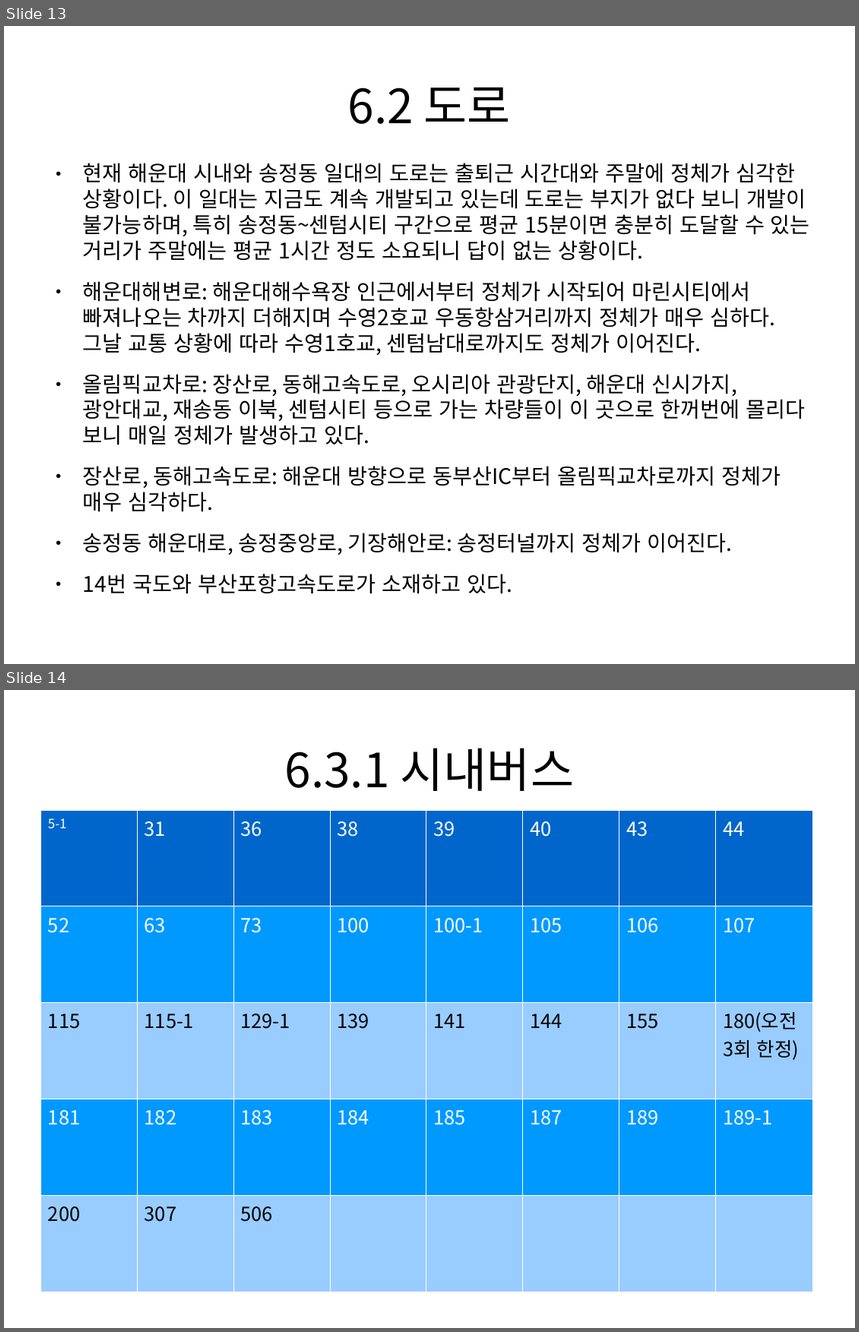
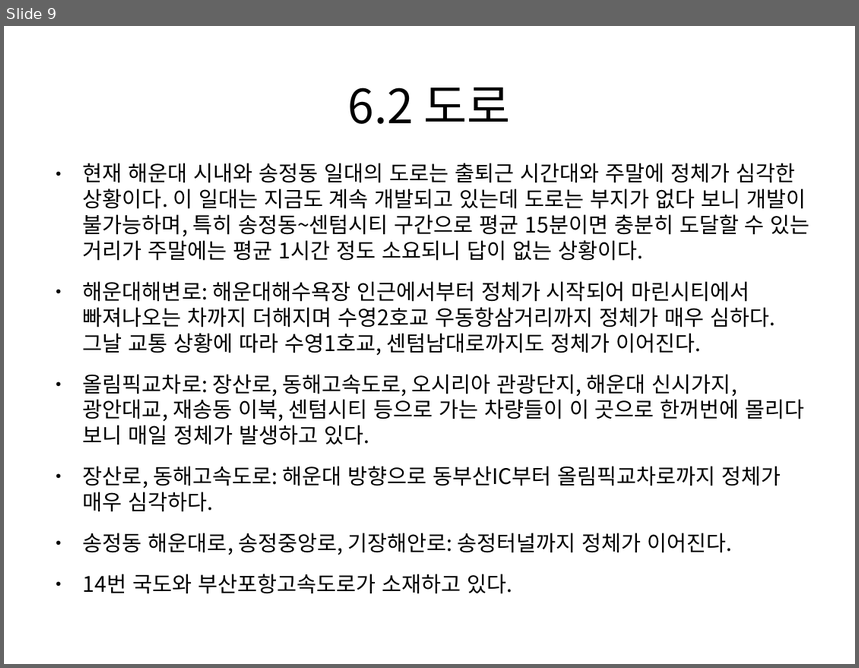
Before and after one commit to jwj4546/java11-pro01, a slide deck: design/해운대구.odp. Shown one above the other, each under a label of ours: slides 13 and 14 before the commit, slide 9 after it. The pictures are 859x1332 and 859x668 pixels, drawn with LibreOffice and Linux fonts; fonts in the diff are those of the drawing. Boxes give left, top, right and bottom in pixels: in the first picture for what was removed or moved away, otherwise in the second. Text is boxed around its words. In the diff, an @@ line names an element or a change of style, - is before the commit and + after.

```diff
--- a/design/해운대구.odp
+++ b/design/해운대구.odp
@@ slide 14 removed at <box>4,690,855,1328</box>, background #FFFFFF @@
@@ title removed at <box>285,748,575,791</box> @@
-6.3.1 시내버스
@@ table removed at <box>40,810,813,1292</box>, 5 rows, 8 columns @@
-5-1 | 31 | 36 | 38 | 39 | 40 | 43 | 44
-52 | 63 | 73 | 100 | 100-1 | 105 | 106 | 107
-115 | 115-1 | 129-1 | 139 | 141 | 144 | 155 | 180(오전 3회 한정)
-181 | 182 | 183 | 184 | 185 | 187 | 189 | 189-1
-200 | 307 | 506 |  |  |  |  | 
@@ what was slide 13 is now slide 9 @@
```
Also in this commit, not shown: 3 slides changed, 5 other slides removed, 25 other files.
